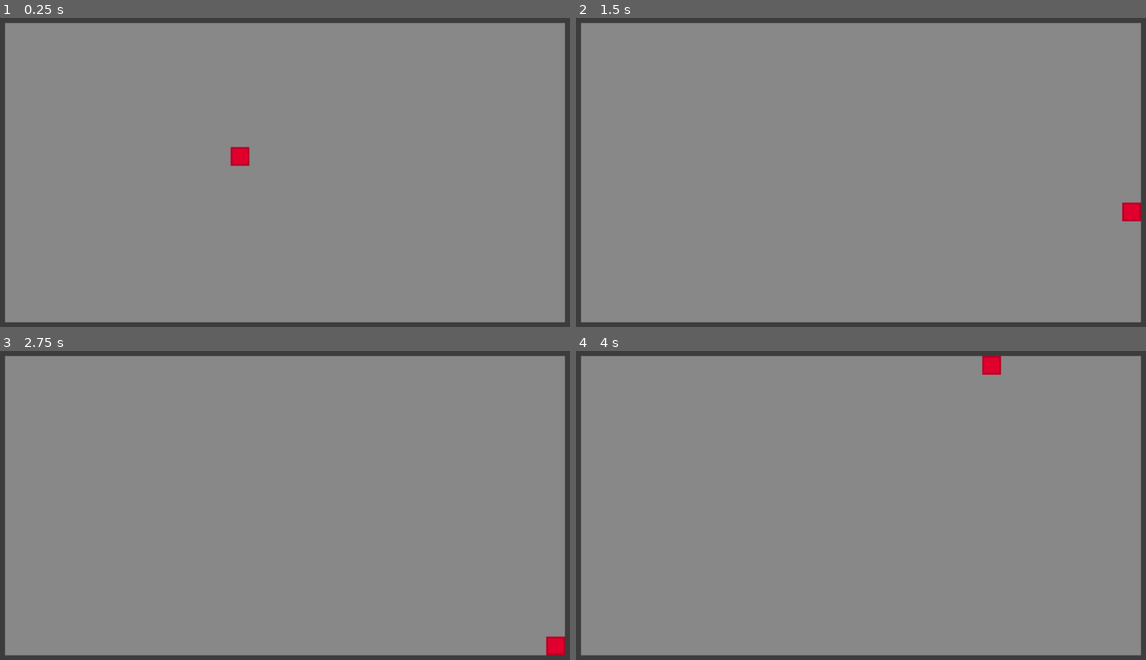
Above: before the commit, frames 1-4 (two rows, left to right).
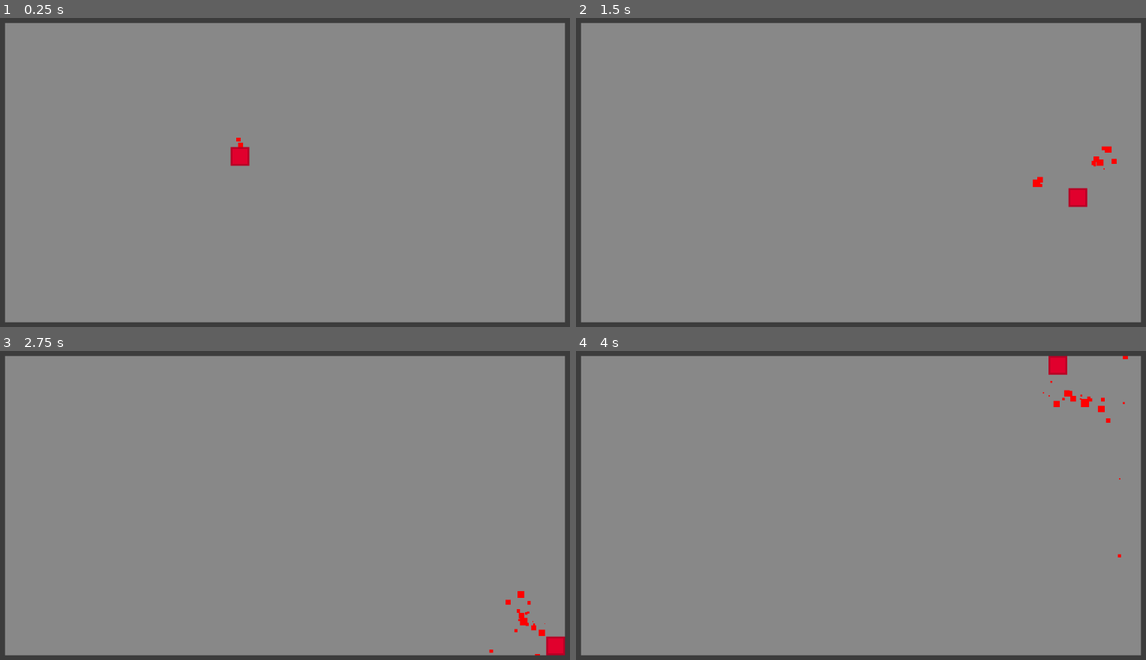
Above: after the commit, the same moments.

Repository: DeanBolte/MageEngine
Game: Godot game, scene res://scenes/sample.tscn
The game is run twice, just before and just after one commit, with the same random seed, the same clock (stepped at 60 frames per second) and the same inputs.
Inputs (mouse positions are in pixels of both pictures, inside the frame that each line leads up to):
- Up to frame 1 (0.25 s): no input
- Up to frame 2 (1.5 s): move the mouse to (992, 153) at 0.52 s; press the mouse at (992, 153) at 0.53 s; hold D (move_right) 0.53-1.28 s; tap Space (move_dodge) at 0.6 s; move the mouse to (741, 187) at 1.27 s; release the mouse at (741, 187) at 1.28 s; hold S (move_down) from 1.28 s (still down); click (741, 187) at 1.35 s
- Up to frame 3 (2.75 s): tap Space (move_dodge) at 1.55, 2.1 s; move the mouse to (347, 431) at 2.02 s; release S (move_down) at 2.03 s; press the mouse at (347, 431) at 2.03 s; hold D (move_right) from 2.03 s (still down)
- Up to frame 4 (4 s): move the mouse to (832, 570) at 2.77 s; release D (move_right) at 2.78 s; release the mouse at (832, 570) at 2.78 s; hold W (move_up) 2.78-3.53 s; click (832, 570) at 2.85 s; tap Space (move_dodge) at 3.05, 3.6 s; move the mouse to (1043, 554) at 3.52 s; press the mouse at (1043, 554) at 3.53 s; hold A (move_left) from 3.53 s (still down)

The runs differ from the first frame. In frame 1, less than 0.1% of the frame differs, in the area x 41-43%, y 38-42%; in frame 2, 0.6%; in frame 3, 0.2%; in frame 4, 0.6%, in the area x 71-97%, y 1-67%.

Commit message:
added basic fire spell

Diff:
--- a/project.godot
+++ b/project.godot
@@ -14,6 +14,10 @@
 run/main_scene="res://scenes/sample.tscn"
 config/features=PackedStringArray("4.2", "Forward Plus")
 config/icon="res://icon.svg"
+
+[autoload]
+
+GameEvents="*res://scripts/game_events.gd"
 
 [display]
 
@@ -48,6 +52,16 @@
 "events": [Object(InputEventKey,"resource_local_to_scene":false,"resource_name":"","device":-1,"window_id":0,"alt_pressed":false,"shift_pressed":false,"ctrl_pressed":false,"meta_pressed":false,"pressed":false,"keycode":0,"physical_keycode":32,"key_label":0,"unicode":32,"echo":false,"script":null)
 ]
 }
+spell_primary={
+"deadzone": 0.5,
+"events": [Object(InputEventMouseButton,"resource_local_to_scene":false,"resource_name":"","device":-1,"window_id":0,"alt_pressed":false,"shift_pressed":false,"ctrl_pressed":false,"meta_pressed":false,"button_mask":1,"position":Vector2(66, 3),"global_position":Vector2(70, 44),"factor":1.0,"button_index":1,"canceled":false,"pressed":true,"double_click":false,"script":null)
+]
+}
+spell_secondary={
+"deadzone": 0.5,
+"events": [Object(InputEventMouseButton,"resource_local_to_scene":false,"resource_name":"","device":-1,"window_id":0,"alt_pressed":false,"shift_pressed":false,"ctrl_pressed":false,"meta_pressed":false,"button_mask":2,"position":Vector2(242, 14),"global_position":Vector2(246, 55),"factor":1.0,"button_index":2,"canceled":false,"pressed":true,"double_click":false,"script":null)
+]
+}
 
 [layer_names]
 
--- a/scenes/player.tscn
+++ /dev/null
@@ -1,61 +0,0 @@
-[gd_scene load_steps=8 format=3 uid="uid://bjbkrix2lqjmj"]
-
-[ext_resource type="Script" path="res://scripts/player.gd" id="1_cuf32"]
-[ext_resource type="Texture2D" uid="uid://bfs1un3eutsdy" path="res://assets/basic-sprites/player.png" id="2_8f23m"]
-[ext_resource type="Script" path="res://scripts/hurtbox.gd" id="3_ro0p7"]
-
-[sub_resource type="RectangleShape2D" id="RectangleShape2D_vg5yg"]
-size = Vector2(30, 30)
-
-[sub_resource type="RectangleShape2D" id="RectangleShape2D_h8ucn"]
-size = Vector2(28, 28)
-
-[sub_resource type="Animation" id="Animation_igdxd"]
-resource_name = "dodge"
-tracks/0/type = "method"
-tracks/0/imported = false
-tracks/0/enabled = true
-tracks/0/path = NodePath(".")
-tracks/0/interp = 1
-tracks/0/loop_wrap = true
-tracks/0/keys = {
-"times": PackedFloat32Array(1),
-"transitions": PackedFloat32Array(1),
-"values": [{
-"args": [],
-"method": &"_dodge_ended"
-}]
-}
-
-[sub_resource type="AnimationLibrary" id="AnimationLibrary_rh6l8"]
-_data = {
-"dodge": SubResource("Animation_igdxd")
-}
-
-[node name="Player" type="CharacterBody2D"]
-position = Vector2(408, 246)
-script = ExtResource("1_cuf32")
-
-[node name="Sprite2D" type="Sprite2D" parent="."]
-texture_filter = 1
-texture = ExtResource("2_8f23m")
-
-[node name="CollisionShape2D" type="CollisionShape2D" parent="."]
-visible = false
-shape = SubResource("RectangleShape2D_vg5yg")
-
-[node name="Hurtbox" type="Area2D" parent="."]
-collision_layer = 0
-collision_mask = 4
-script = ExtResource("3_ro0p7")
-
-[node name="Timer" type="Timer" parent="Hurtbox"]
-
-[node name="CollisionShape2D" type="CollisionShape2D" parent="Hurtbox"]
-visible = false
-shape = SubResource("RectangleShape2D_h8ucn")
-
-[node name="DodgeAnimation" type="AnimationPlayer" parent="."]
-libraries = {
-"": SubResource("AnimationLibrary_rh6l8")
-}
--- /dev/null
+++ b/scenes/player/fireball.tscn
@@ -0,0 +1,73 @@
+[gd_scene load_steps=8 format=3 uid="uid://c5mhslk1bhk03"]
+
+[ext_resource type="Texture2D" uid="uid://c4j47g0fd6fmm" path="res://assets/basic-sprites/red16x16.png" id="1_7xtc7"]
+[ext_resource type="Script" path="res://scripts/fireball.gd" id="1_oua02"]
+[ext_resource type="Script" path="res://scripts/fireball_explosion_area.gd" id="3_m3405"]
+
+[sub_resource type="CircleShape2D" id="CircleShape2D_g2pt7"]
+
+[sub_resource type="ParticleProcessMaterial" id="ParticleProcessMaterial_ek42i"]
+particle_flag_disable_z = true
+emission_shape = 1
+emission_sphere_radius = 5.0
+radial_velocity_min = 100.0
+radial_velocity_max = 500.0
+gravity = Vector3(0, 0, 0)
+radial_accel_min = -100.0
+radial_accel_max = -100.0
+scale_min = 0.1
+scale_max = 0.6
+turbulence_enabled = true
+turbulence_noise_strength = 5.0
+turbulence_noise_speed_random = 1.0
+turbulence_influence_max = 0.2
+
+[sub_resource type="ParticleProcessMaterial" id="ParticleProcessMaterial_m3hxu"]
+particle_flag_disable_z = true
+emission_shape = 1
+emission_sphere_radius = 5.0
+radial_velocity_max = 10.0
+gravity = Vector3(0, 0, 0)
+radial_accel_min = 10.0
+radial_accel_max = 100.0
+scale_min = 0.1
+scale_max = 0.6
+turbulence_enabled = true
+turbulence_noise_strength = 5.0
+turbulence_noise_speed_random = 2.0
+turbulence_influence_max = 0.5
+
+[sub_resource type="CircleShape2D" id="CircleShape2D_nhfrl"]
+radius = 70.0
+
+[node name="Fireball" type="CharacterBody2D"]
+collision_layer = 0
+collision_mask = 2
+script = ExtResource("1_oua02")
+
+[node name="CollisionShape2D" type="CollisionShape2D" parent="."]
+shape = SubResource("CircleShape2D_g2pt7")
+
+[node name="ExplosionParticleEffect" type="GPUParticles2D" parent="."]
+emitting = false
+amount = 32
+process_material = SubResource("ParticleProcessMaterial_ek42i")
+texture = ExtResource("1_7xtc7")
+lifetime = 0.3
+one_shot = true
+
+[node name="BaseParticleEffect" type="GPUParticles2D" parent="."]
+emitting = false
+amount = 16
+process_material = SubResource("ParticleProcessMaterial_m3hxu")
+texture = ExtResource("1_7xtc7")
+
+[node name="ExplosionArea" type="Area2D" parent="."]
+collision_layer = 2
+collision_mask = 0
+monitoring = false
+monitorable = false
+script = ExtResource("3_m3405")
+
+[node name="CollisionShape2D" type="CollisionShape2D" parent="ExplosionArea"]
+shape = SubResource("CircleShape2D_nhfrl")
--- /dev/null
+++ b/scenes/player/player.tscn
@@ -0,0 +1,113 @@
+[gd_scene load_steps=13 format=3 uid="uid://bjbkrix2lqjmj"]
+
+[ext_resource type="Script" path="res://scripts/player.gd" id="1_cuf32"]
+[ext_resource type="Texture2D" uid="uid://bfs1un3eutsdy" path="res://assets/basic-sprites/player.png" id="2_8f23m"]
+[ext_resource type="Script" path="res://scripts/hurtbox.gd" id="3_ro0p7"]
+[ext_resource type="Script" path="res://scripts/fireSpellHitBox.gd" id="4_18nh2"]
+[ext_resource type="Texture2D" uid="uid://c4j47g0fd6fmm" path="res://assets/basic-sprites/red16x16.png" id="5_coy2q"]
+
+[sub_resource type="RectangleShape2D" id="RectangleShape2D_vg5yg"]
+size = Vector2(30, 30)
+
+[sub_resource type="RectangleShape2D" id="RectangleShape2D_h8ucn"]
+size = Vector2(28, 28)
+
+[sub_resource type="Animation" id="Animation_igdxd"]
+resource_name = "dodge"
+tracks/0/type = "method"
+tracks/0/imported = false
+tracks/0/enabled = true
+tracks/0/path = NodePath(".")
+tracks/0/interp = 1
+tracks/0/loop_wrap = true
+tracks/0/keys = {
+"times": PackedFloat32Array(1),
+"transitions": PackedFloat32Array(1),
+"values": [{
+"args": [],
+"method": &"_dodge_ended"
+}]
+}
+
+[sub_resource type="AnimationLibrary" id="AnimationLibrary_rh6l8"]
+_data = {
+"dodge": SubResource("Animation_igdxd")
+}
+
+[sub_resource type="RectangleShape2D" id="RectangleShape2D_cglip"]
+size = Vector2(50, 80)
+
+[sub_resource type="ParticleProcessMaterial" id="ParticleProcessMaterial_o5r33"]
+particle_flag_disable_z = true
+radial_velocity_min = 30.0
+radial_velocity_max = 40.0
+gravity = Vector3(0, 0, 0)
+scale_min = 0.1
+scale_max = 0.5
+turbulence_enabled = true
+turbulence_noise_strength = 5.0
+turbulence_noise_speed_random = 0.6
+
+[sub_resource type="ParticleProcessMaterial" id="ParticleProcessMaterial_y1aww"]
+particle_flag_disable_z = true
+emission_shape = 1
+emission_sphere_radius = 20.0
+direction = Vector3(0, -1, 0)
+spread = 20.0
+initial_velocity_min = 300.0
+initial_velocity_max = 300.0
+gravity = Vector3(0, 0, 0)
+scale_min = 0.1
+scale_max = 0.8
+turbulence_enabled = true
+
+[node name="Player" type="CharacterBody2D"]
+position = Vector2(408, 246)
+script = ExtResource("1_cuf32")
+
+[node name="Sprite2D" type="Sprite2D" parent="."]
+texture_filter = 1
+texture = ExtResource("2_8f23m")
+
+[node name="CollisionShape2D" type="CollisionShape2D" parent="."]
+visible = false
+shape = SubResource("RectangleShape2D_vg5yg")
+
+[node name="Hurtbox" type="Area2D" parent="."]
+collision_layer = 0
+collision_mask = 4
+script = ExtResource("3_ro0p7")
+
+[node name="Timer" type="Timer" parent="Hurtbox"]
+
+[node name="CollisionShape2D" type="CollisionShape2D" parent="Hurtbox"]
+visible = false
+shape = SubResource("RectangleShape2D_h8ucn")
+
+[node name="DodgeAnimation" type="AnimationPlayer" parent="."]
+libraries = {
+"": SubResource("AnimationLibrary_rh6l8")
+}
+
+[node name="FireSpellHitBox" type="Area2D" parent="."]
+collision_layer = 2
+collision_mask = 0
+script = ExtResource("4_18nh2")
+
+[node name="CollisionShape2D" type="CollisionShape2D" parent="FireSpellHitBox"]
+position = Vector2(0, -40)
+shape = SubResource("RectangleShape2D_cglip")
+
+[node name="BaseParticleEffect" type="GPUParticles2D" parent="FireSpellHitBox"]
+position = Vector2(0, -21)
+emitting = false
+process_material = SubResource("ParticleProcessMaterial_o5r33")
+texture = ExtResource("5_coy2q")
+
+[node name="ActiveParticleEffect" type="GPUParticles2D" parent="FireSpellHitBox"]
+position = Vector2(0, -25)
+emitting = false
+amount = 16
+process_material = SubResource("ParticleProcessMaterial_y1aww")
+texture = ExtResource("5_coy2q")
+lifetime = 0.4
--- a/scenes/sample.tscn
+++ b/scenes/sample.tscn
@@ -1,7 +1,7 @@
 [gd_scene load_steps=7 format=3 uid="uid://dwax3w2m666ug"]
 
 [ext_resource type="Texture2D" uid="uid://bdbs8w6bbuq0r" path="res://assets/basic-sprites/backgroundtile.png" id="1_pgjq7"]
-[ext_resource type="PackedScene" uid="uid://bjbkrix2lqjmj" path="res://scenes/player.tscn" id="2_0o0l0"]
+[ext_resource type="PackedScene" uid="uid://bjbkrix2lqjmj" path="res://scenes/player/player.tscn" id="2_0o0l0"]
 [ext_resource type="Texture2D" uid="uid://qto7j3m6hfee" path="res://assets/basic-sprites/forewall.png" id="3_uks0p"]
 
 [sub_resource type="PhysicsMaterial" id="PhysicsMaterial_40qy5"]
--- /dev/null
+++ b/scripts/fireSpellHitBox.gd
@@ -0,0 +1,60 @@
+extends Area2D
+
+@onready var CollisionShape := $CollisionShape2D
+@onready var BaseParticleEffect := $BaseParticleEffect
+@onready var ActiveParticleEffect := $ActiveParticleEffect
+
+@export var FIREBALL_SPAWN_SECONDS := 2.0
+@export var FIREBALL_COOLDOWN_SECONDS := 2.0
+@export var FIREBALL_SPAWN_DISTANCE := 30
+
+var FireballScene := preload("res://scenes/player/fireball.tscn")
+
+var _fireball_cooldown := 0.0
+var _fireball_spawn_timer := FIREBALL_SPAWN_SECONDS
+
+var _aim_direction: Vector2
+var _is_spell_active: bool = false :
+	set = set_spell_active
+
+func _unhandled_input(event: InputEvent) -> void:
+	var mouse_motion = event as InputEventMouseMotion
+
+	if mouse_motion:
+		_aim_direction = (mouse_motion.global_position - global_position).normalized()
+		rotation = _aim_direction.angle() + PI/2
+
+func _process(delta: float) -> void:
+	# fire throwing / summoning fireball
+	CollisionShape.disabled = !_is_spell_active || _fireball_cooldown > 0
+	BaseParticleEffect.emitting = CollisionShape.disabled
+	ActiveParticleEffect.emitting = _is_spell_active && _fireball_cooldown <= 0
+
+	if _fireball_cooldown <= 0:
+		if _is_spell_active:
+			_fireball_spawn_timer -= delta
+		else:
+			# if spell stops being active before end of timer restart timer
+			_fireball_spawn_timer = FIREBALL_SPAWN_SECONDS
+
+		if _fireball_spawn_timer <= 0:
+			# if spell key is released and timer is over spawn fireball
+			_fireball_cooldown = FIREBALL_COOLDOWN_SECONDS
+			_fireball_spawn_timer = FIREBALL_SPAWN_SECONDS
+			_spawn_fireball()
+	else:
+		_fireball_cooldown -= delta
+
+
+func _spawn_fireball():
+	var fireball: FireballSpell = FireballScene.instantiate()
+	fireball.global_position = global_position + _aim_direction * FIREBALL_SPAWN_DISTANCE
+	fireball.direction = _aim_direction
+	get_parent().get_parent().add_child(fireball)
+
+func set_spell_active(activated: bool) -> void:
+	_is_spell_active = activated
+	print(activated)
+
+func is_spell_active() -> bool:
+	return _is_spell_active
--- /dev/null
+++ b/scripts/fireball.gd
@@ -0,0 +1,46 @@
+class_name FireballSpell
+extends CharacterBody2D
+
+@onready var BaseParticleEffect := $BaseParticleEffect
+@onready var ExplosionParticleEffect := $ExplosionParticleEffect
+@onready var ExplosionArea := $ExplosionArea
+
+@export var BASE_VELOCITY := 100.0
+@export var DECAY_TIME := 3.0
+
+var direction: Vector2
+var decay_timer := DECAY_TIME
+var _exploding: bool = false
+
+func _ready():
+	BaseParticleEffect.emitting = true
+
+func _physics_process(delta: float) -> void:
+	if not _exploding:
+		_move()
+		var collided := move_and_slide()
+
+		# decay
+		_decay(delta)
+		if collided || decay_timer <= 0:
+			kill()
+	else:
+		_death()
+
+func _decay(delta: float) -> void:
+	if decay_timer > 0:
+		decay_timer -= delta
+
+func _move() -> void:
+	velocity = direction.normalized() * BASE_VELOCITY
+
+func _death() -> void:
+	if ExplosionParticleEffect and not ExplosionParticleEffect.is_emitting():
+		queue_free()
+
+
+func kill() -> void:
+	_exploding = true
+	BaseParticleEffect.emitting = false
+	ExplosionParticleEffect.emitting = true
+	ExplosionArea.activate()
--- /dev/null
+++ b/scripts/fireball_explosion_area.gd
@@ -0,0 +1,8 @@
+extends Area2D
+
+func _ready() -> void:
+	monitorable = false
+
+
+func activate() -> void:
+	monitorable = true
--- /dev/null
+++ b/scripts/game_events.gd
@@ -0,0 +1,3 @@
+extends Node
+
+signal primary_spell_active
--- a/scripts/player.gd
+++ b/scripts/player.gd
@@ -3,7 +3,10 @@
 @onready var Hurtbox := $Hurtbox
 @onready var DodgeAnimation := $DodgeAnimation
 
+@onready var FireSpell := $FireSpellHitBox
+
 @export var MAX_VELOCITY := 600.0
+@export var SPELL_MAX_VELOCITY := 300.0
 @export var MIN_VELOCITY := 20.0
 @export var ACCELERATION := 8000.0
 @export var STANDARD_FRICTION := 0.1
@@ -18,16 +21,23 @@
 }
 var state = MOVE
 
-var aimingNormalVector := Vector2.ZERO
+var _current_max_velocity := MAX_VELOCITY
+var _aiming_normal_vector := Vector2.ZERO
 
-var dodgeCoolDown = 0
+var _dodge_cooldown = 0
+
+var _primary_spell
+
+func _ready() -> void:
+	_primary_spell = FireSpell
 
 func _physics_process(delta: float) -> void:
 
-	if Input.is_action_just_pressed("move_dodge") && dodgeCoolDown <= 0:
+
+	if Input.is_action_just_pressed("move_dodge") && _dodge_cooldown <= 0:
 		state = DODGE
-	elif dodgeCoolDown > 0:
-		dodgeCoolDown -= delta
+	elif _dodge_cooldown > 0:
+		_dodge_cooldown -= delta
 
 	match state:
 		MOVE:
@@ -35,20 +45,32 @@
 		DODGE:
 			_dodge(delta)
 
+	_spells(delta)
+
 	# apply movement
 	move_and_slide()
 
+func _spells(delta: float):
+	# priamry spell active
+	var primary_spell_input = Input.is_action_pressed("spell_primary")
+
+	if primary_spell_input and !_primary_spell.is_spell_active():
+		_primary_spell.set_spell_active(true)
+		_current_max_velocity = SPELL_MAX_VELOCITY
+	if !primary_spell_input and _primary_spell.is_spell_active():
+		_primary_spell.set_spell_active(false)
+		_current_max_velocity = MAX_VELOCITY
 
 func _move(delta: float):
 	# inputs
-	aimingNormalVector = get_global_mouse_position() - global_position
-	aimingNormalVector = aimingNormalVector.normalized()
+	_aiming_normal_vector = get_global_mouse_position() - global_position
+	_aiming_normal_vector = _aiming_normal_vector.normalized()
 	var hmove = Input.get_action_strength("move_right") - Input.get_action_strength("move_left")
 	var vmove = Input.get_action_strength("move_down") - Input.get_action_strength("move_up")
 
 	# calc movement
 	velocity += Vector2(hmove * ACCELERATION, vmove * ACCELERATION) * delta
-	velocity = velocity.limit_length(MAX_VELOCITY)
+	velocity = velocity.limit_length(_current_max_velocity)
 
 	# friction
 	velocity = lerp(velocity, Vector2.ZERO, STANDARD_FRICTION)
@@ -62,4 +84,4 @@
 
 func _dodge_ended():
 	state = MOVE
-	dodgeCoolDown = DODGE_COOLDOWN
+	_dodge_cooldown = DODGE_COOLDOWN
